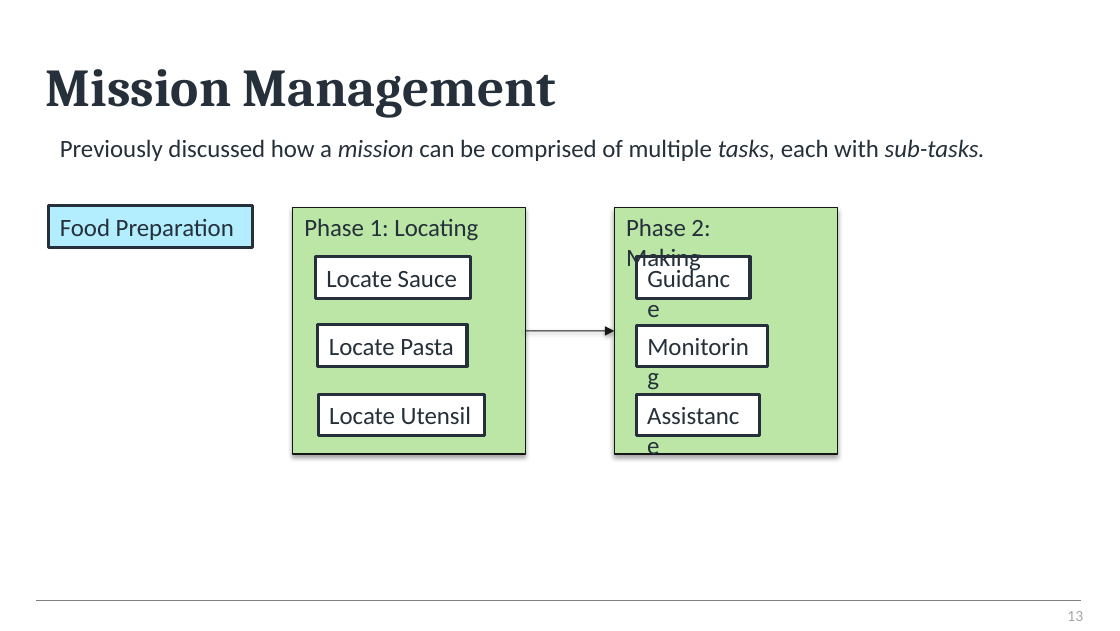
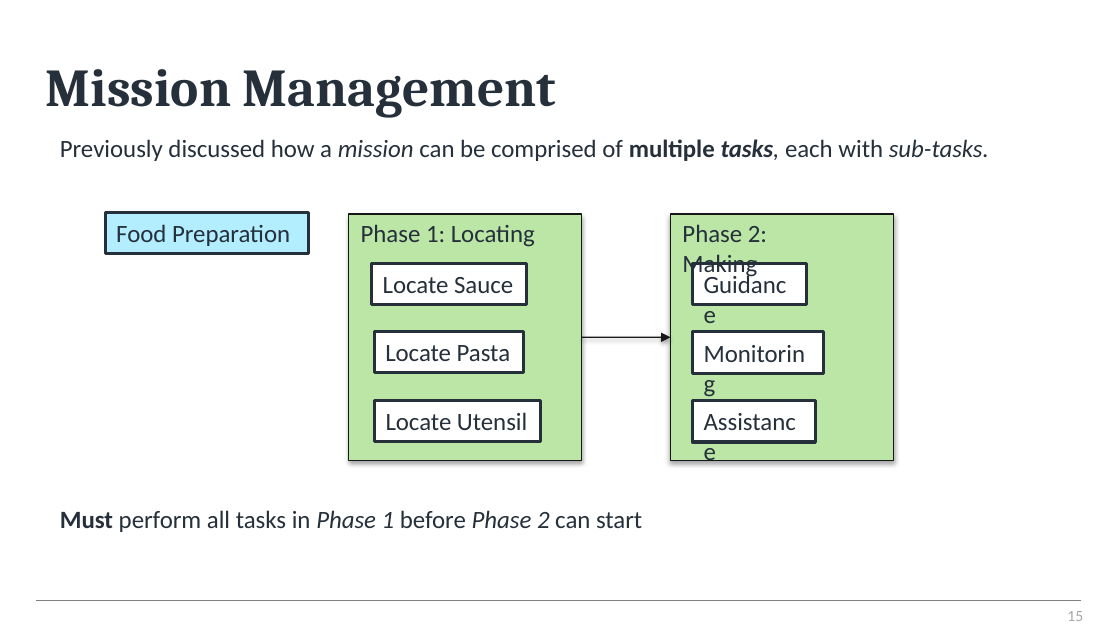
Before and after one commit to hysterr/York_Abstract_Navigation, a slide deck: slide 15 of December_2021.pptx (slide 13 before the commit). Drawn at 1120x631 pixels with LibreOffice and Linux fonts; fonts in the diff are those of the drawing; background and template pictures are left out. Boxes give left, top, right and bottom in pixels: in the first picture for what was removed or moved away, otherwise in the second. Text is boxed around its words. In the diff, an @@ line names an element or a change of style, - is before the commit and + after.

```diff
--- a/December_2021.pptx
+++ b/December_2021.pptx
@@ text "Previously discussed how a mission ..." at [60, 139, 989, 161]: bold on in "multiple tasks," @@
@@ 9 rectangles, 2 texts, 1 arrow: place and size @@
-9 rectangles, 2 texts, 1 arrow at [49, 206, 837, 454]
+9 rectangles, 2 texts, 1 arrow at [105, 212, 894, 460]
@@ text added at [60, 510, 642, 532], 16 pt, text #25303B @@
+Must perform all tasks in Phase 1 before Phase 2 can start
@@ page number at [1067, 611, 1083, 621]: text changed @@
-13
+15
```
Also in this commit, not shown: 18 other slides changed, 3 slides added, 6 other files.
